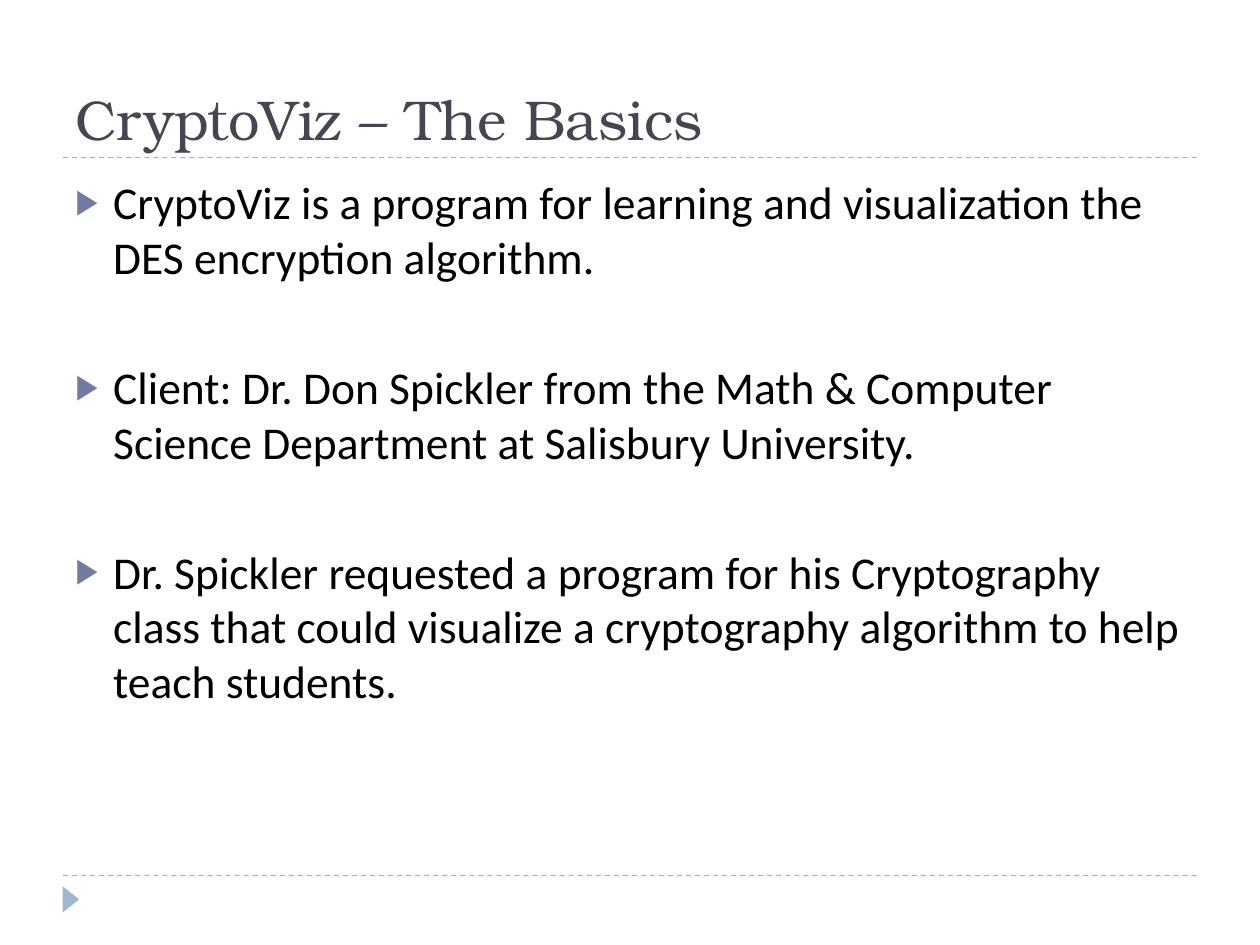
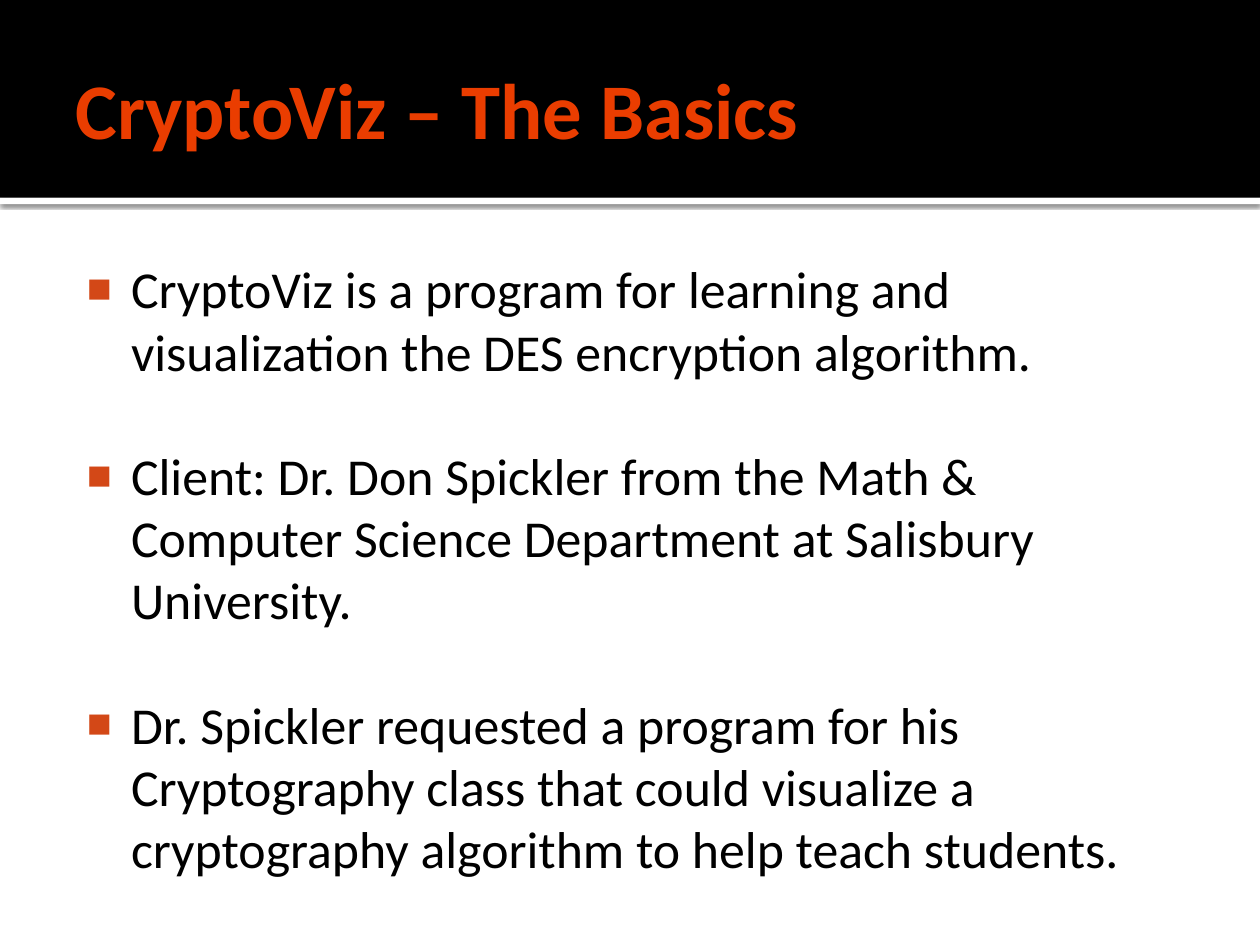
Before and after one commit to ikram1996/cryptoviz, a slide deck: slide 2 of docs/CryptoViz.pptx. Drawn at 1260x945 pixels with LibreOffice and Linux fonts; fonts in the diff are those of the drawing. Boxes give left, top, right and bottom in pixels: in the first picture for what was removed or moved away, otherwise in the second. Text is boxed around its words. In the diff, an @@ line names an element or a change of style, - is before the commit and + after.

```diff
--- a/docs/CryptoViz.pptx
+++ b/docs/CryptoViz.pptx
@@ rectangle added at (0, 0, 1260, 198), fill #000000 @@
@@ title "CryptoViz – The Basics" at (76, 83, 798, 152): size 32 to 45 pt, font TeX Gyre Bonum to Calibri, text colour #464653 to #EA3D00, bold on; vertical alignment bottom to middle @@
@@ line removed from (63, 158) to (1197, 158) @@
@@ rectangle added at (0, 198, 1260, 204), fill #FFFFFF @@
@@ text "CryptoViz is a program for ...": place and size @@
-text "CryptoViz is a program for ..." at (113, 187, 1179, 699)
+text "CryptoViz is a program for ..." at (131, 272, 1119, 877)
@@ text "CryptoViz is a program for ..." at (131, 272, 1119, 877): size 26 to 29.6 pt; bullet ▶ to ■; less space between paragraphs; bullet colour #727CA3 to #D34817 @@
@@ line removed from (63, 876) to (1197, 876) @@
@@ triangle removed at (63, 886, 79, 912) @@
```
Also in this commit, not shown: 3 other slides changed, 1 slide added.
